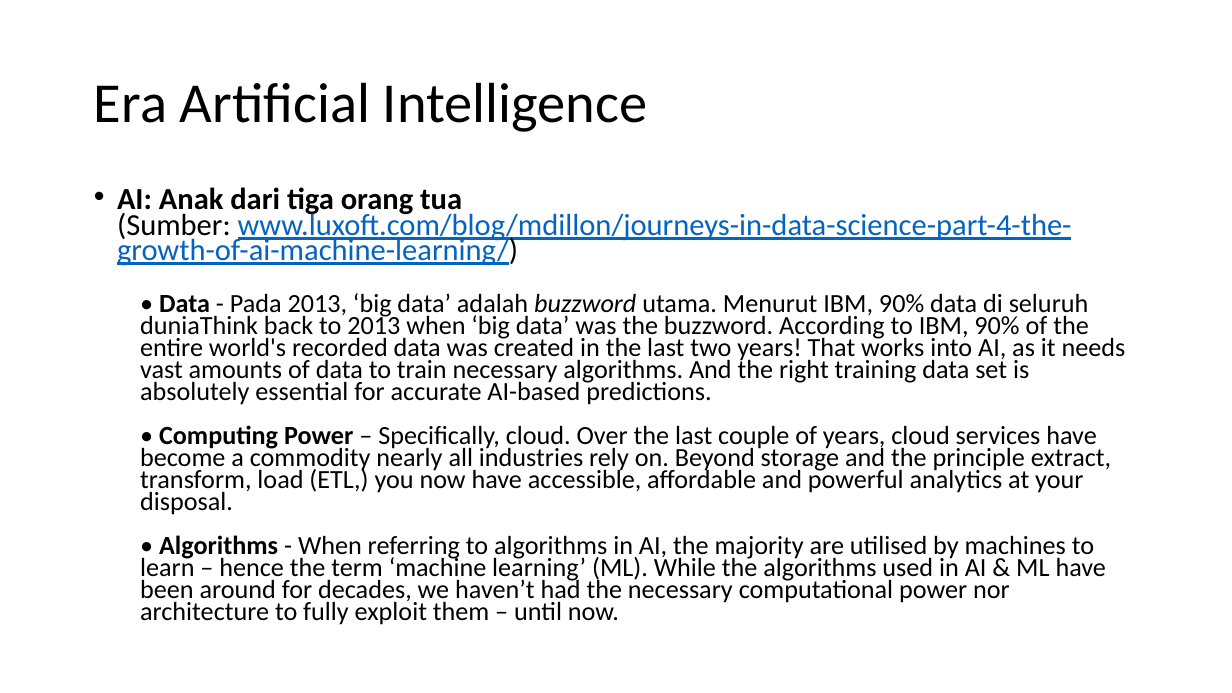
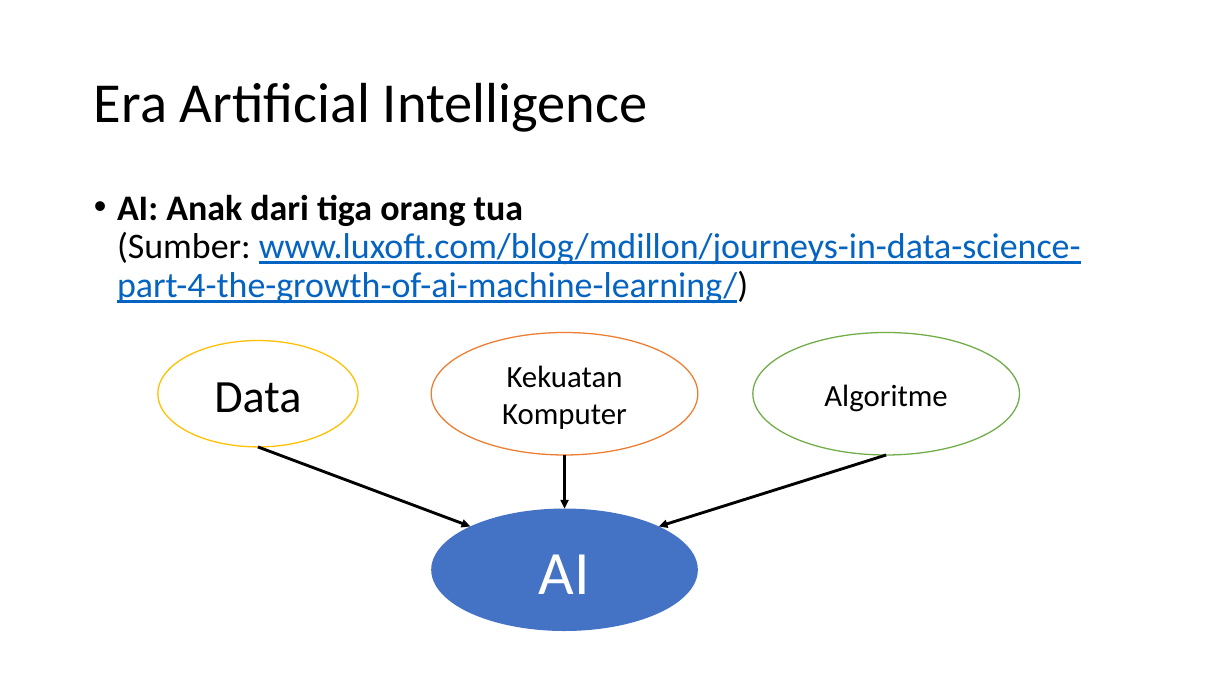
Before and after one commit to MRizkyWi/mlup18, a slide deck: slide 5 of [MLUP18] 01. Pengenalan Machine Learning.pptx. Drawn at 1232x693 pixels with LibreOffice and Linux fonts; fonts in the diff are those of the drawing. Boxes give left, top, right and bottom in pixels: in the first picture for what was removed or moved away, otherwise in the second. Text is boxed around its words. In the diff, an @@ line names an element or a change of style, - is before the commit and + after.

```diff
--- a/[MLUP18] 01. Pengenalan Machine Learning.pptx
+++ b/[MLUP18] 01. Pengenalan Machine Learning.pptx
@@ text "AI: Anak dari tiga orang ..." at (117, 194, 1081, 303): size 23.8 to 28 pt; line spacing 0.7 to 0.9 @@
@@ text at (140, 293, 1126, 625): paragraph removed @@
-  • Data - Pada 2013, ‘big data’ adalah buzzword utama. Menurut IBM, 90% data di seluruh duniaThink back to 2013 when ‘big data’ was the buzzword. According to IBM, 90% of the entire world's recorded data was created in the last two years! That works into AI, as it needs vast amounts of data to train necessary algorithms. And the right training data set is absolutely essential for accurate AI-based predictions.
-  • Computing Power – Specifically, cloud. Over the last couple of years, cloud services have become a commodity nearly all industries rely on. Beyond storage and the principle extract, transform, load (ETL,) you now have accessible, affordable and powerful analytics at your disposal.
-  • Algorithms - When referring to algorithms in AI, the majority are utilised by machines to learn – hence the term ‘machine learning’ (ML). While the algorithms used in AI & ML have been around for decades, we haven’t had the necessary computational power nor architecture to fully exploit them – until now.
@@ ellipse added at (158, 341, 359, 447), fill #FFFFFF, outline #FFC000 1 pt, 36 pt, text #000000 @@
+Data
@@ ellipse added at (432, 333, 699, 456), fill #FFFFFF, outline #ED7D31 1 pt, 24 pt, text #000000 @@
+Kekuatan Komputer
@@ ellipse added at (753, 333, 1020, 456), fill #FFFFFF, outline #70AD47 1 pt, 24 pt, text #000000 @@
+Algoritme
@@ arrow added from (258, 447) to (470, 527), #000000 2.25 pt @@
@@ arrow added from (565, 455) to (565, 508), #000000 2.25 pt @@
@@ arrow added from (886, 455) to (659, 527), #000000 2.25 pt @@
@@ ellipse added at (432, 508, 699, 631), fill #4472C4, 48 pt, text #FFFFFF @@
+AI
```
Also in this commit, not shown: 2 other slides changed, 6 slides added, 6 other files.
